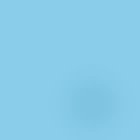
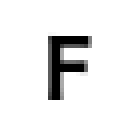
Comparing the layer stacks of the two 140px x 140px images. Changes:
added layer "F" above "G" over <box>48,32,92,100</box>
hid "tile-ocean.png" over <box>0,0,140,140</box>
